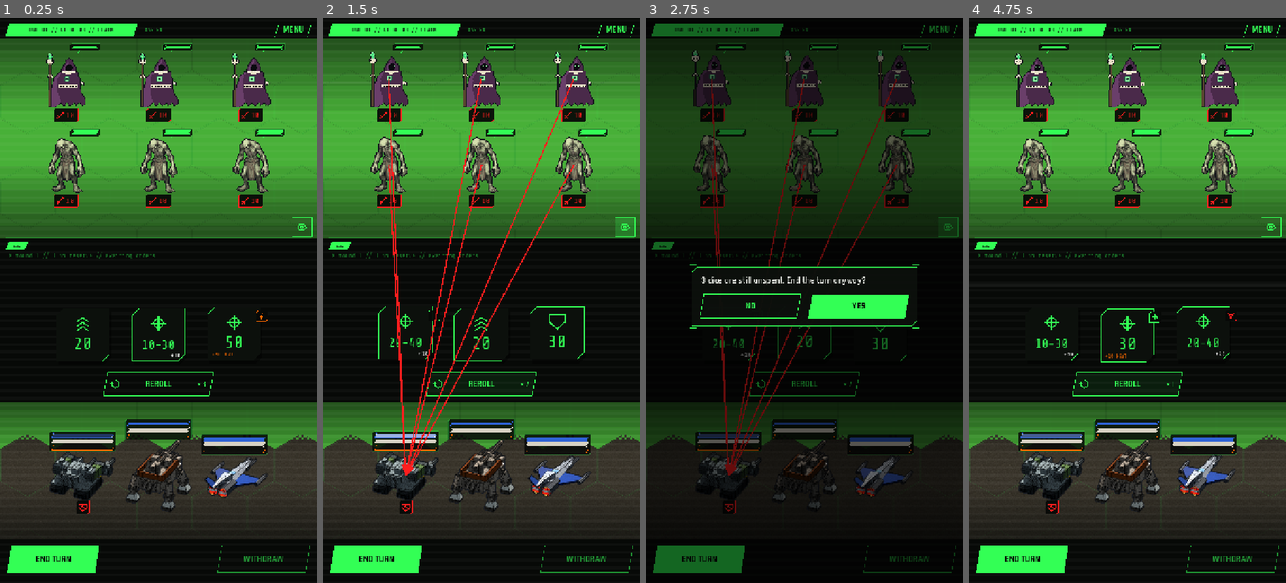
Above: before the commit, frames 1-4 (left to right).
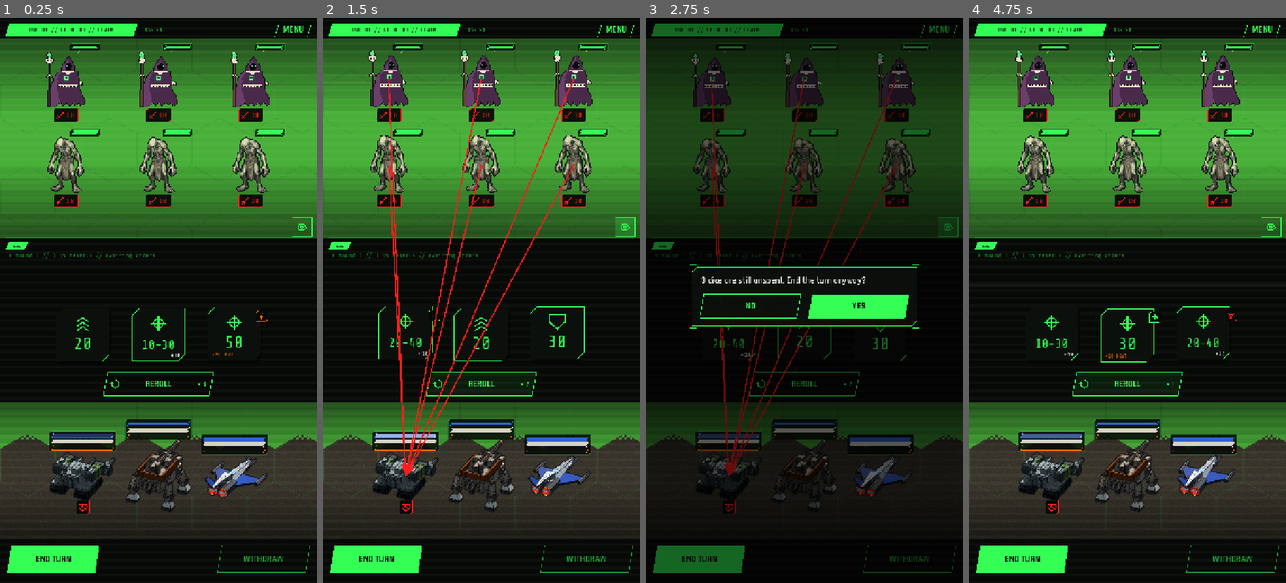
Above: after the commit, the same moments.

Repository: ryanjdmartin/riftgate
Game: Godot game, scene res://game/skirmish/skirmish_screen.tscn
Two runs of this game, one before a commit and one after it. Both use one fixed random seed, a clock stepped at 60 frames per second and the inputs below. This scene is started directly instead of the project's main scene.
Inputs (mouse positions are in pixels of both pictures, inside the frame that each line leads up to):
- Up to frame 1 (0.25 s): no input
- Up to frame 2 (1.5 s): click (624, 227) at 0.5 s; click "REROLL" at 1.25 s
- Up to frame 3 (2.75 s): click "END TURN" at 2 s
- Up to frame 4 (4.75 s): click "WITHDRAW" at 2.75 s; click (1270, 227) at 3.5 s; click "REROLL" at 4.25 s

The runs differ from the first frame. In frame 1, 2.0% of the frame differs, in the area x 14-86%, y 6-81%; in frame 2, 2.2%; in frame 3, 1.1%; in frame 4, 2.5%, in the area x 14-86%, y 5-31%.

Commit message:
A sheen light riding each camera, on a layer only the glossy makers join: chrome highlights at the map's and skirmish's three-quarter pose, not only through the spin
Co-Authored-By: Claude Fable 5.1 <noreply@anthropic.com>

Diff:
--- a/game/battle/map_3d.gd
+++ b/game/battle/map_3d.gd
@@ -158,9 +158,9 @@
 func _to_units_layer(n: Node) -> void:
 	var mask := 1 | (1 << (UNITS_LAYER - 1))
 	if n is VisualInstance3D:
-		(n as VisualInstance3D).layers = mask
+		(n as VisualInstance3D).layers |= mask   # keeps the sheen layer a glossy maker joined
 	for c in n.find_children("*", "VisualInstance3D", true, false):
-		(c as VisualInstance3D).layers = mask
+		(c as VisualInstance3D).layers |= mask
 
 
 ## One sun from the north-west, casting shadows, and a little ambient; the mechs and
@@ -870,6 +870,7 @@
 	_camera.near = 1.0
 	_camera.far = 4000.0
 	add_child(_camera)
+	_camera.add_child(MechView3D.sheen_light())   # one world: the units' camera shares it
 	_aim()
 
 
--- a/game/ui/mech_view_3d.gd
+++ b/game/ui/mech_view_3d.gd
@@ -50,6 +50,8 @@
 # September). Kestrel is chrome and shines like it, the signature; Minerva and the
 # wagon-builders are strict matte; Aphelion's white has a pearl sheen (gloss without
 # metal, so the white stays white); the Arsenal is black chrome, a dark mirror.
+# Glossy makers' meshes also sit on this render layer, which only the sheen light lights.
+const SHEEN_LAYER := 20
 const FINISH := {"minerva": [0.92, 0.0, 0.2], "kestrel": [0.15, 1.0, 1.0], "wainwright_sutler": [0.96, 0.0, 0.15], "aphelion": [0.3, 0.3, 0.9], "arsenal": [0.2, 0.9, 1.0]}
 const LIVERY := {
 	# The livery tones, after the metals decided with the ally art (21 September; the
@@ -114,6 +116,23 @@
 	sky.sky_material = mat
 	sky.radiance_size = Sky.RADIANCE_SIZE_128
 	return sky
+
+
+## The sheen: a light that rides with the camera, from a little above it, so a glossy
+## facet facing the viewer carries a highlight at every pose. The sun's highlight only
+## lands when a facet's normal bisects sun and camera, which the spin passes through near
+## north-south and the map's and skirmish's three-quarter pose never does (Ryan, 22
+## September). Its cull mask keeps it off the matte makers; chrome shows no diffuse, so
+## on Kestrel and the Arsenal it is pure highlight. A child of the camera.
+static func sheen_light() -> DirectionalLight3D:
+	var l := DirectionalLight3D.new()
+	l.name = "Sheen"
+	l.light_energy = 1.6
+	l.light_specular = 1.0
+	l.shadow_enabled = false
+	l.light_cull_mask = 1 << (SHEEN_LAYER - 1)
+	l.rotation_degrees = Vector3(-28.0, 0.0, 0.0)   # from above the camera, down the view
+	return l
 
 
 static func has_model(chassis_id: String) -> bool:
@@ -268,6 +287,7 @@
 	_camera.projection = Camera3D.PROJECTION_ORTHOGONAL
 	_camera.keep_aspect = Camera3D.KEEP_HEIGHT
 	_inner.add_child(_camera)
+	_camera.add_child(sheen_light())
 	# Framing needs global transforms, so it waits for the tree (see _ready).
 
 	if nested:
@@ -423,6 +443,8 @@
 				var tm: StandardMaterial3D = (src as StandardMaterial3D).duplicate()
 				tm.texture_filter = BaseMaterial3D.TEXTURE_FILTER_NEAREST
 				var finish: Array = FINISH.get(maker, FINISH["minerva"])
+				if float(finish[1]) >= 0.25:
+					mi.layers |= 1 << (SHEEN_LAYER - 1)   # the sheen light finds it
 				tm.roughness = float(finish[0])
 				tm.metallic = float(finish[1])
 				tm.metallic_specular = float(finish[2])
Not shown, changed: docs/status.md
